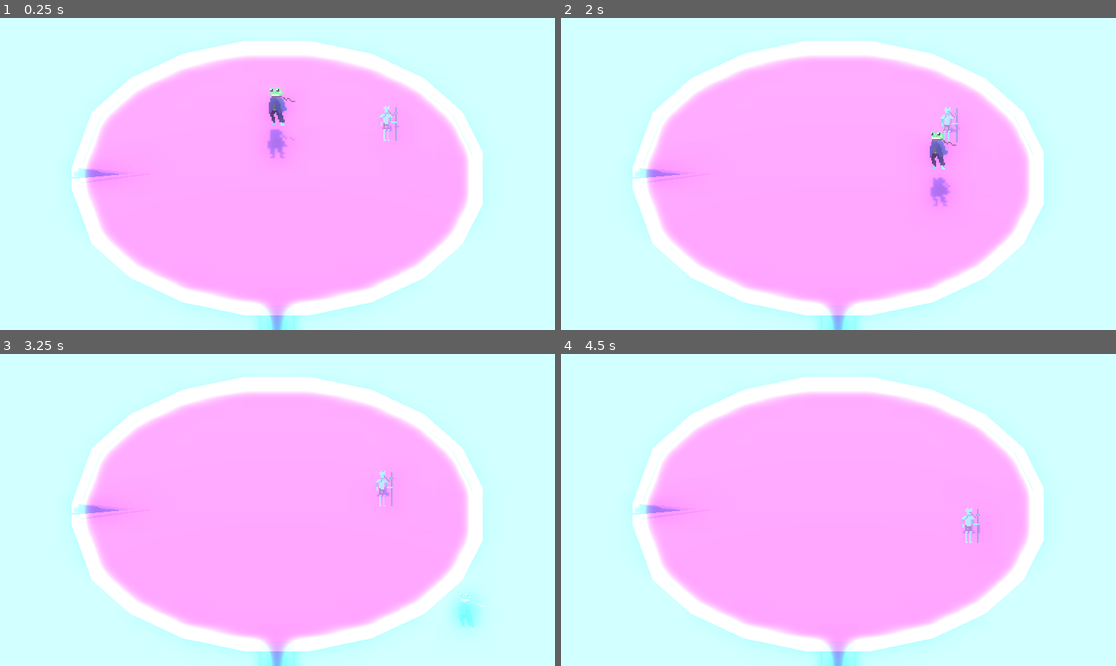
Above: before the commit, frames 1-4 (two rows, left to right).
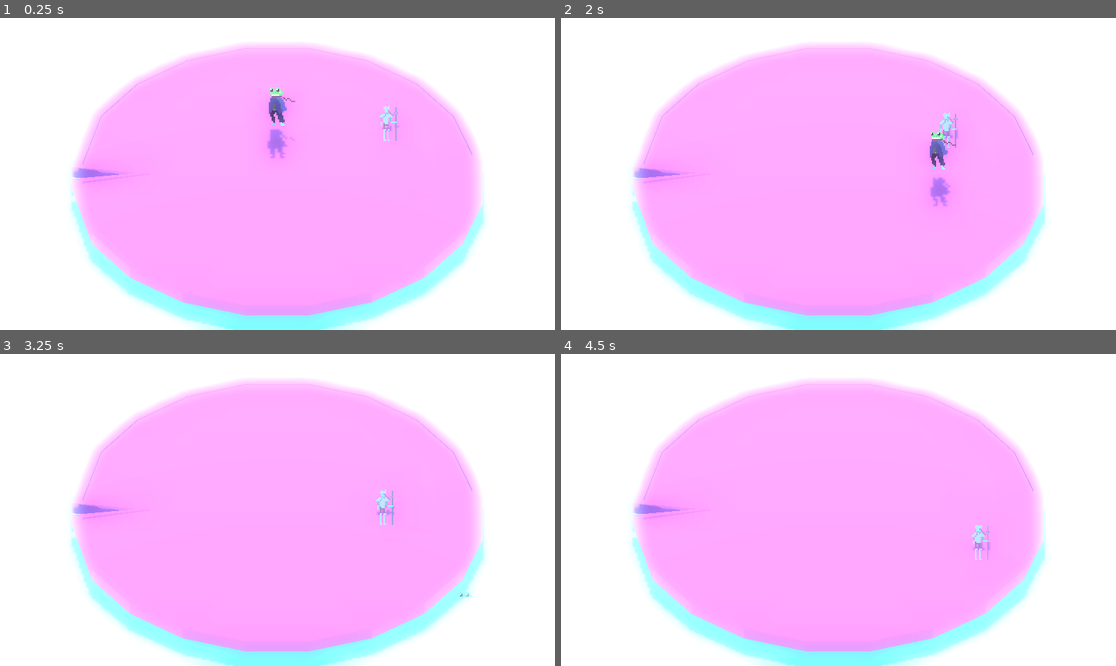
Above: after the commit, the same moments.

Repository: Brainthread/FrogGame
Game: Godot game, scene res://scenes/test.tscn
Same seed, same stepped clock (60 frames per second), same inputs: the game is played once before the commit and once after it. The engine's default icon, where the game draws it, is replaced by a stand-in: a white triangle on a blue panel in a dark square.
Inputs (mouse positions are in pixels of both pictures, inside the frame that each line leads up to):
- Up to frame 1 (0.25 s): no input
- Up to frame 2 (2 s): move the mouse to (960, 158) at 0.52 s; hold D (right) 0.53-1.28 s; click (960, 158) at 0.6 s; tap Space (jump) at 0.77, 1.52 s; move the mouse to (727, 189) at 1.27 s; hold S (down) from 1.28 s (still down); right-click (727, 189) at 1.35 s
- Up to frame 3 (3.25 s): move the mouse to (333, 441) at 2.02 s; release S (down) at 2.03 s; hold D (right) 2.03-2.78 s; click (333, 441) at 2.1 s; move the mouse to (249, 572) at 2.77 s; hold Up (up) from 2.78 s (still down); right-click (249, 572) at 2.85 s; tap Space (jump) at 3.02 s
- Up to frame 4 (4.5 s): move the mouse to (1005, 556) at 3.52 s; release Up (up) at 3.53 s; hold A (left) from 3.53 s (still down); click (1005, 556) at 3.6 s; tap Space (jump) at 3.77 s; move the mouse to (672, 463) at 4.27 s; right-click (672, 463) at 4.35 s

The runs differ from the first frame. In frame 1, 57% of the frame differs, in the area x 0-100%, y 0-100%; in frame 2, 57%; in frame 3, 57%; in frame 4, 57%.

Commit message:
Add water collision box

Diff:
--- a/project.godot
+++ b/project.godot
@@ -67,6 +67,7 @@
 3d_physics/layer_1="Static"
 3d_physics/layer_2="Hurtbox_Global"
 3d_physics/layer_3="Hurtbox_Player"
+3d_physics/layer_4="Water"
 
 [rendering]
 
--- a/scenes/test.tscn
+++ b/scenes/test.tscn
@@ -76,6 +76,8 @@
 height = 0.564941
 radius = 10.1396
 
+[sub_resource type="BoxShape3D" id="BoxShape3D_gm488"]
+
 [node name="Node3D" type="Node3D"]
 
 [node name="GameManager" type="Node3D" parent="."]
@@ -249,6 +251,7 @@
 transform = Transform3D(1, 0, 0, 0, 1, 0, 0, 0, 1, 4.2555, -0.4288903, -2.4904957)
 collision_layer = 0
 script = ExtResource("14_si7kk")
+mass = 0.4
 
 [node name="Visual" type="Node3D" parent="Mosquitoknight"]
 
@@ -266,6 +269,20 @@
 
 [node name="Systems" type="Node3D" parent="Mosquitoknight"]
 
+[node name="StateManager" type="Node3D" parent="Mosquitoknight/Systems"]
+script = ExtResource("15_5jxlq")
+
+[node name="SimpleHuntstate" type="Node3D" parent="Mosquitoknight/Systems/StateManager" node_paths=PackedStringArray("player", "nav", "body")]
+script = ExtResource("14_ff6ho")
+player = NodePath("../../../../Character")
+nav = NodePath("../../../NavigationAgent3D")
+body = NodePath("../../..")
+acceleration = 10.0
+deceleration = 30.0
+
+[node name="EnemyAttackState" type="Node3D" parent="Mosquitoknight/Systems/StateManager"]
+script = ExtResource("24_gm488")
+
 [node name="DamageManager" type="Node3D" parent="Mosquitoknight/Systems" node_paths=PackedStringArray("health_manager", "hurtbox", "death_manager")]
 script = ExtResource("12_7mbro")
 health_manager = NodePath("../HealthManager")
@@ -304,18 +321,6 @@
 
 [node name="CollisionShape3D" type="CollisionShape3D" parent="Mosquitoknight/Systems/HitAndHurt/Hurtbox"]
 shape = SubResource("BoxShape3D_ajshl")
-
-[node name="StateManager" type="Node3D" parent="Mosquitoknight/Systems"]
-script = ExtResource("15_5jxlq")
-
-[node name="SimpleHuntstate" type="Node3D" parent="Mosquitoknight/Systems/StateManager" node_paths=PackedStringArray("player", "nav", "body")]
-script = ExtResource("14_ff6ho")
-player = NodePath("../../../../Character")
-nav = NodePath("../../../NavigationAgent3D")
-body = NodePath("../../..")
-
-[node name="EnemyAttackState" type="Node3D" parent="Mosquitoknight/Systems/StateManager"]
-script = ExtResource("24_gm488")
 
 [node name="CollisionShape3D" type="CollisionShape3D" parent="Mosquitoknight"]
 transform = Transform3D(1, 0, 0, 0, 1, 0, 0, 0, 1, 0, 0.03362894, 0)
@@ -371,3 +376,11 @@
 [node name="CollisionShape3D" type="CollisionShape3D" parent="NavigationRegion3D/Lily_pad/StaticBody3D"]
 transform = Transform3D(0.5, 0, 0, 0, 0.5, 0, 0, 0, 0.5, 0, 1.96958, 0)
 shape = SubResource("CylinderShape3D_g14j6")
+
+[node name="Area3D" type="Area3D" parent="."]
+transform = Transform3D(50, 0, 0, 0, 1, 0, 0, 0, 50, 0, -3.3249512, 0)
+
+[node name="CollisionShape3D" type="CollisionShape3D" parent="Area3D"]
+shape = SubResource("BoxShape3D_gm488")
+
+[node name="CSGBox3D" type="CSGBox3D" parent="Area3D"]
Not shown: 1 places in scenes/test.tscn that only renumber resources
